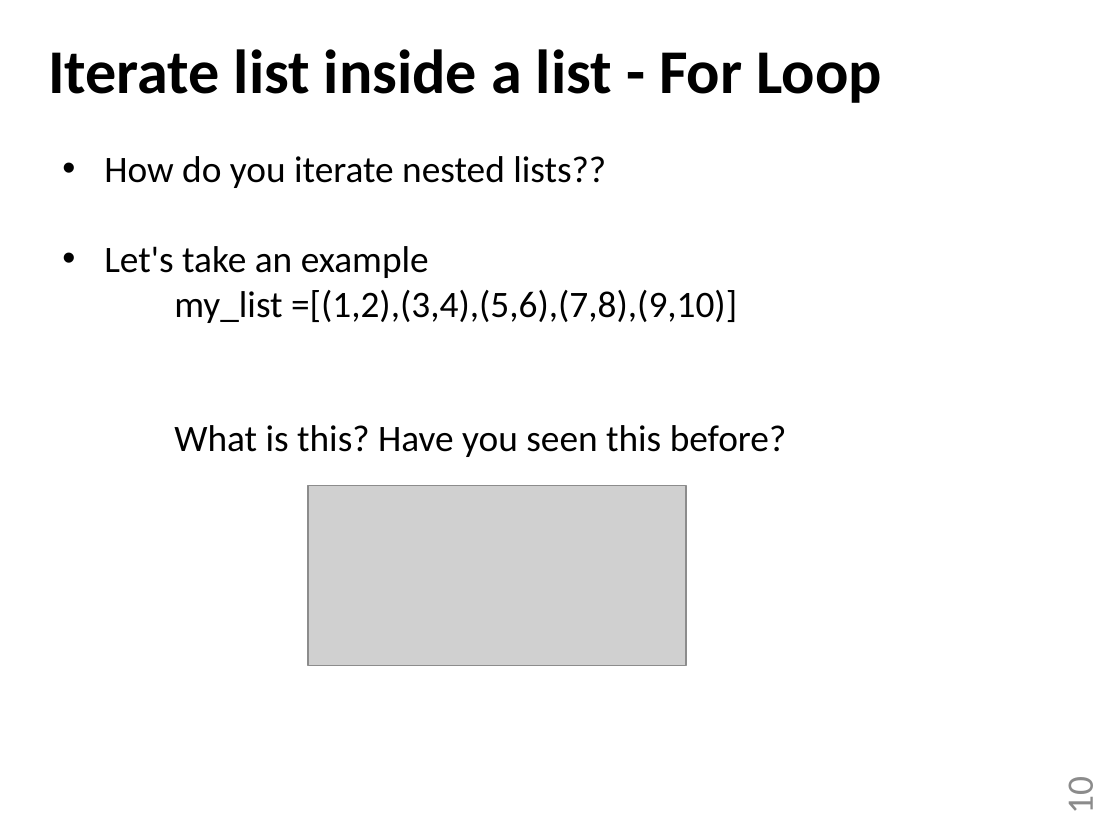
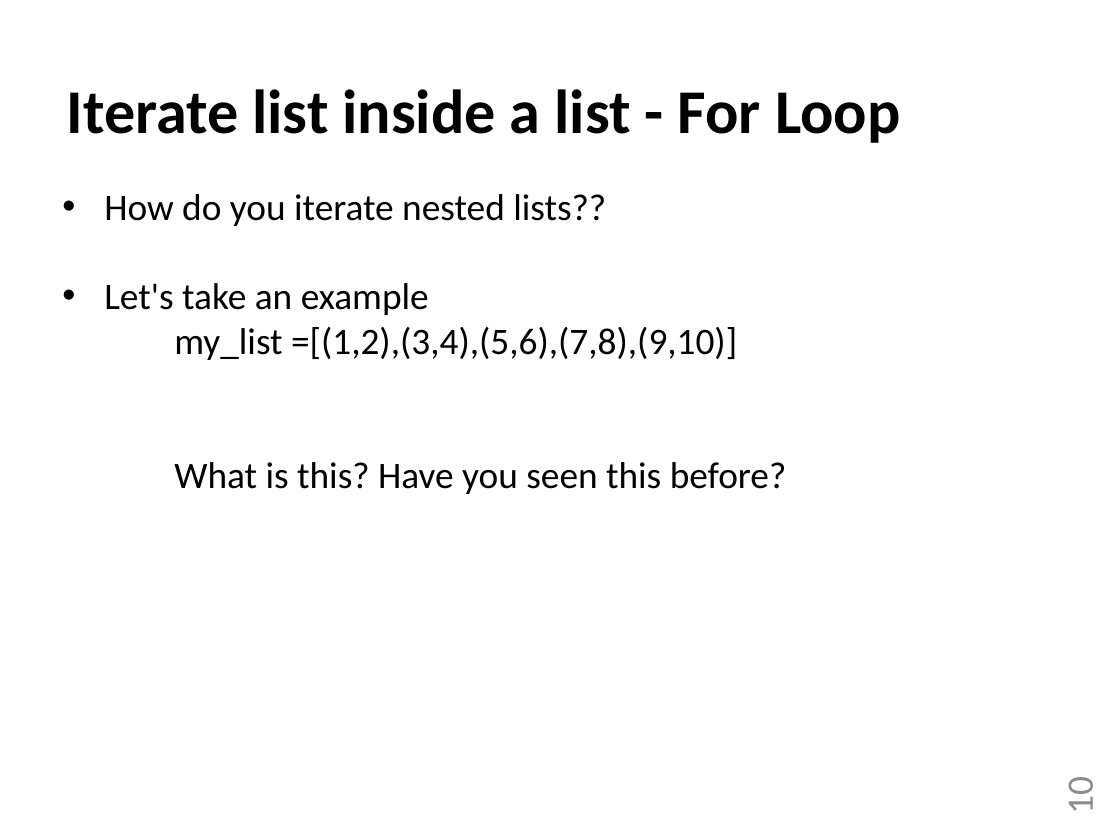
Before and after one commit to TheZerOne/PythonBeginnersCourse, a slide deck: slide 10 of Python basics/03-Python - Control flow.pptx. Drawn at 1120x840 pixels with LibreOffice and Linux fonts; fonts in the diff are those of the drawing; grey boxes stand for pictures. Boxes give left, top, right and bottom in pixels: in the first picture for what was removed or moved away, otherwise in the second. Text is boxed around its words. In the diff, an @@ line names an element or a change of style, - is before the commit and + after.

```diff
--- a/Python basics/03-Python - Control flow.pptx
+++ b/Python basics/03-Python - Control flow.pptx
@@ text "Iterate list inside a list ...": place and size @@
-text "Iterate list inside a list ..." at (48, 49, 881, 103)
+text "Iterate list inside a list ..." at (67, 89, 900, 143)
@@ text "How do you iterate nested ...": place and size @@
-text "How do you iterate nested ..." at (104, 156, 787, 457)
+text "How do you iterate nested ..." at (104, 194, 787, 494)
@@ picture removed at (308, 485, 687, 665) @@
```
Also in this commit, not shown: 3 other slides changed, 14 other files.
